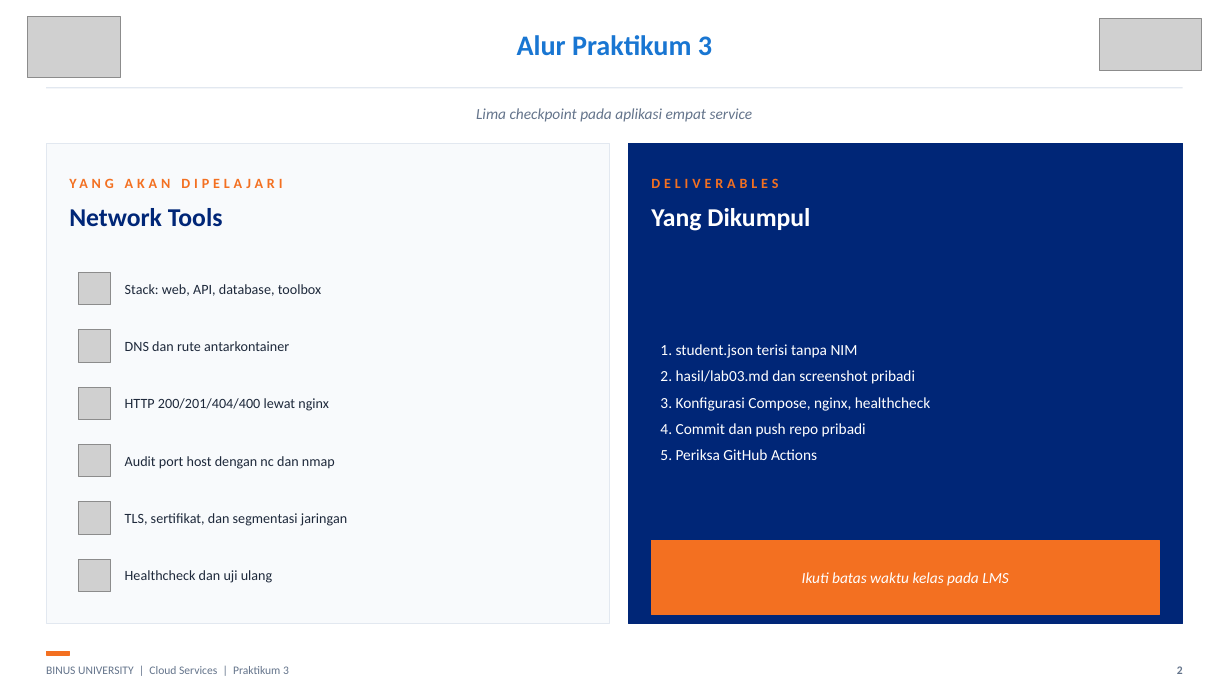
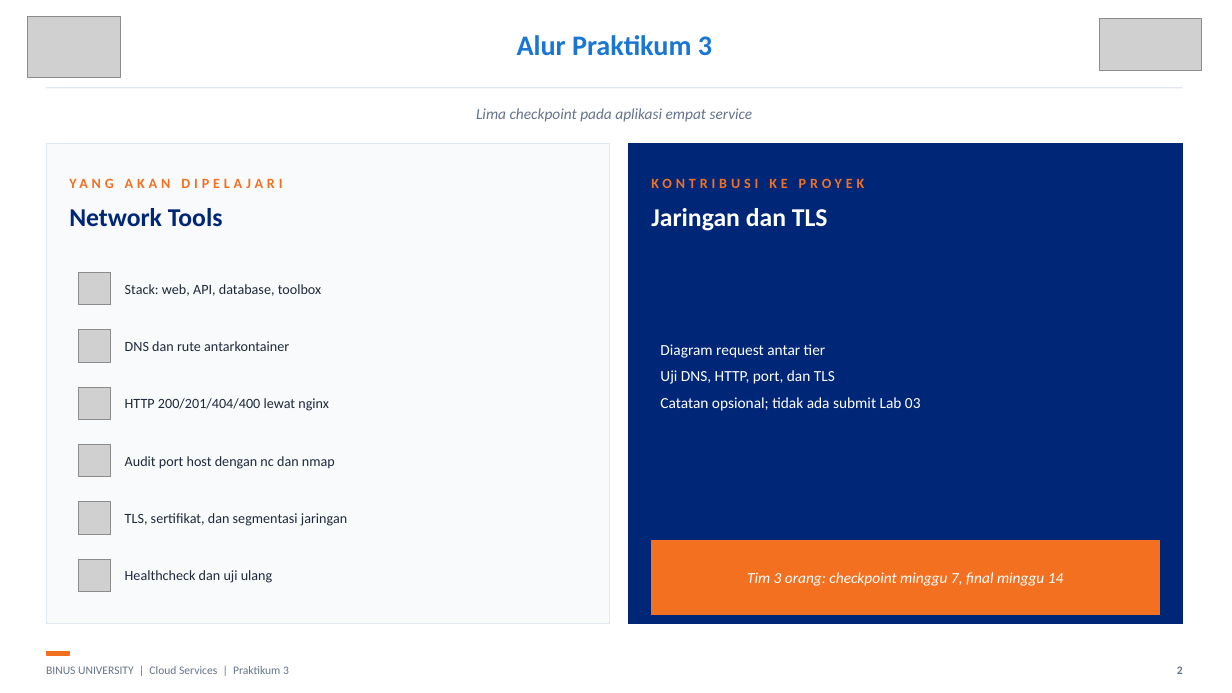
Before and after one commit to SeedFlora/meet3CloudService, a slide deck: slide 2 of slides/LAB03_Networking_Revisi_Bukti_Live.pptx. Drawn at 1232x693 pixels with LibreOffice and Linux fonts; fonts in the diff are those of the drawing; grey boxes stand for pictures. Boxes give left, top, right and bottom in pixels: in the first picture for what was removed or moved away, otherwise in the second. Text is boxed around its words. In the diff, an @@ line names an element or a change of style, - is before the commit and + after.

```diff
--- a/slides/LAB03_Networking_Revisi_Bukti_Live.pptx
+++ b/slides/LAB03_Networking_Revisi_Bukti_Live.pptx
@@ text at (651,178,865,231): text changed @@
-DELIVERABLES
-Yang Dikumpul
+KONTRIBUSI KE PROYEK
+Jaringan dan TLS
@@ text at (660,344,921,411): text changed @@
-1. student.json terisi tanpa NIM
-2. hasil/lab03.md dan screenshot pribadi
-3. Konfigurasi Compose, nginx, healthcheck
-4. Commit dan push repo pribadi
-5. Periksa GitHub Actions
+Diagram request antar tier
+Uji DNS, HTTP, port, dan TLS
+Catatan opsional; tidak ada submit Lab 03
@@ text at (747,572,1064,586): text changed @@
-Ikuti batas waktu kelas pada LMS
+Tim 3 orang: checkpoint minggu 7, final minggu 14
```
Also in this commit, not shown: 3 other slides changed, 9 other files.
